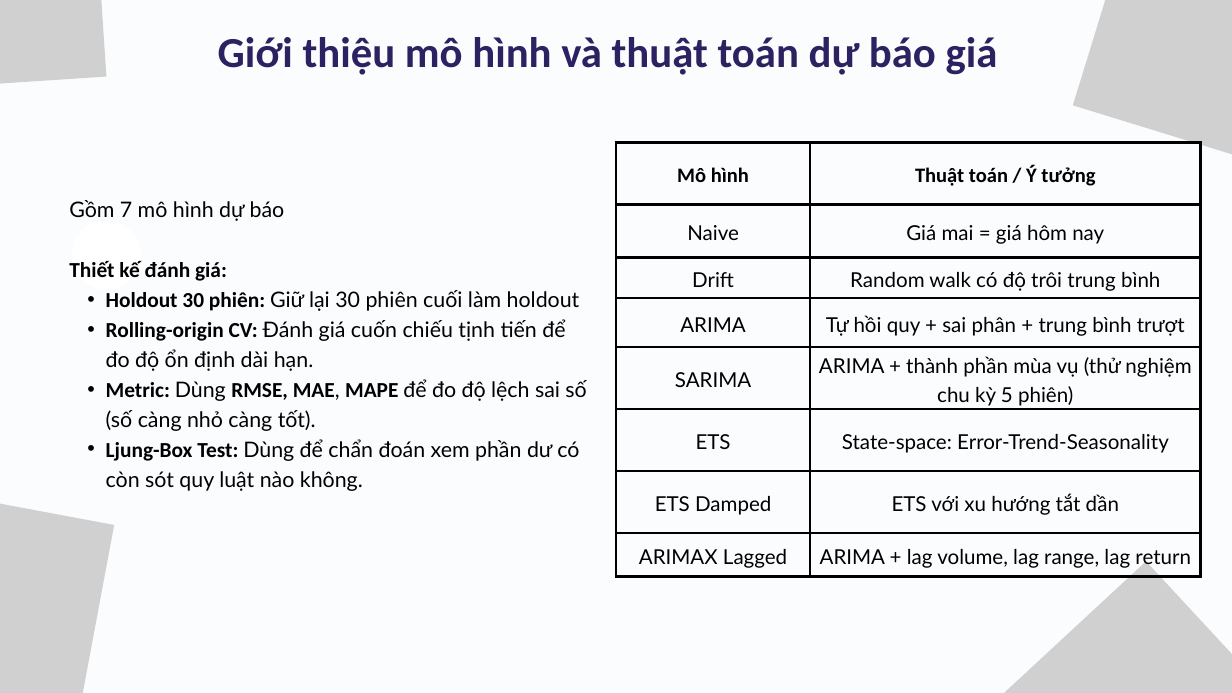
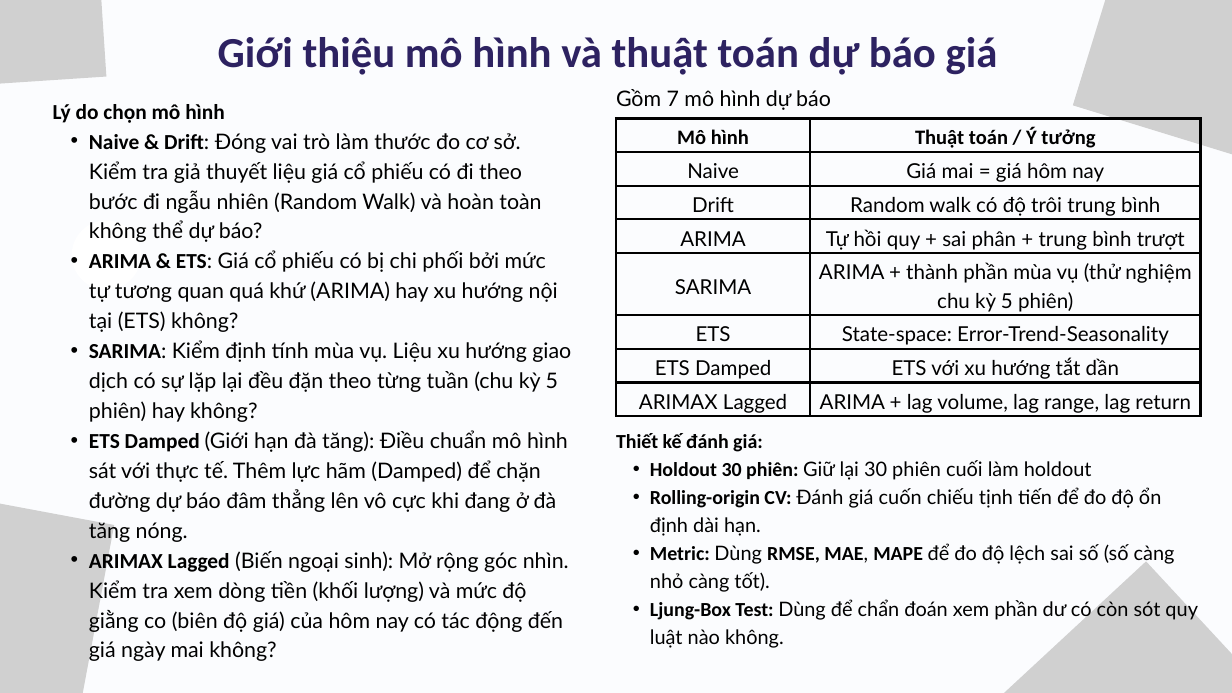
Before and after one commit to ledanghoanganh/fpt-stock-analysis-with-R-programming-language, a slide deck: slide 8 of presentation/bao_cao_demo.pptx. Drawn at 1232x693 pixels with LibreOffice and Linux fonts; fonts in the diff are those of the drawing; grey boxes stand for pictures. Boxes give left, top, right and bottom in pixels: in the first picture for what was removed or moved away, otherwise in the second. Text is boxed around its words. In the diff, an @@ line names an element or a change of style, - is before the commit and + after.

```diff
--- a/presentation/bao_cao_demo.pptx
+++ b/presentation/bao_cao_demo.pptx
@@ text "Gồm 7 mô hình dự ...": place and size @@
-text "Gồm 7 mô hình dự ..." at (69,200,285,221)
+text "Gồm 7 mô hình dự ..." at (616,89,831,110)
@@ text added at (53,104,571,661), 25 pt, text #000000 @@
+Lý do chọn mô hình
+  • Naive & Drift: Đóng vai trò làm thước đo cơ sở. Kiểm tra giả thuyết liệu giá cổ phiếu có đi theo bước đi ngẫu nhiên (Random Walk) và hoàn toàn không thể dự báo?
+  • ARIMA & ETS: Giá cổ phiếu có bị chi phối bởi mức tự tương quan quá khứ (ARIMA) hay xu hướng nội tại (ETS) không?
+  • SARIMA: Kiểm định tính mùa vụ. Liệu xu hướng giao dịch có sự lặp lại đều đặn theo từng tuần (chu kỳ 5 phiên) hay không?
+  • ETS Damped (Giới hạn đà tăng): Điều chuẩn mô hình sát với thực tế. Thêm lực hãm (Damped) để chặn đường dự báo đâm thẳng lên vô cực khi đang ở đà tăng nóng.
+  • ARIMAX Lagged (Biến ngoại sinh): Mở rộng góc nhìn. Kiểm tra xem dòng tiền (khối lượng) và mức độ giằng co (biên độ giá) của hôm nay có tác động đến giá ngày mai không?
@@ table: place and size @@
-table at (616,142,1201,577)
+table at (616,118,1201,417)
@@ text "Thiết kế đánh giá:": place and size @@
-text "Thiết kế đánh giá:" at (69,261,586,491)
+text "Thiết kế đánh giá:" at (616,433,1198,648)
@@ text "Thiết kế đánh giá:" at (616,433,1198,648): size 25 to 23.3 pt; line spacing 35pt to 32.6pt; indent changed @@
```
Also in this commit, not shown: 6 other slides changed, 32 other files.
